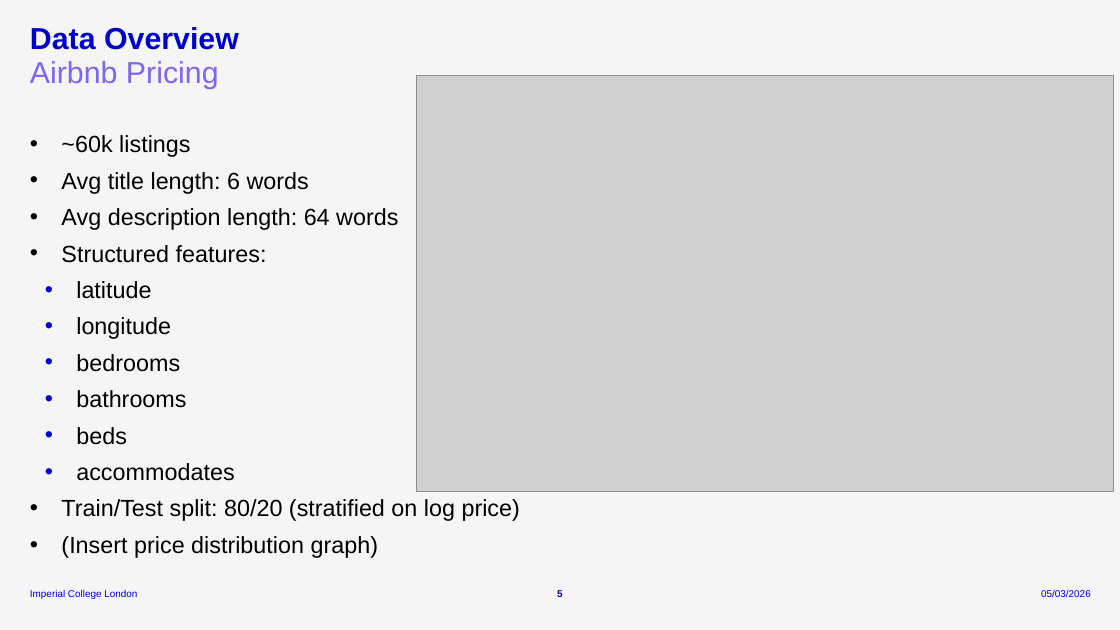
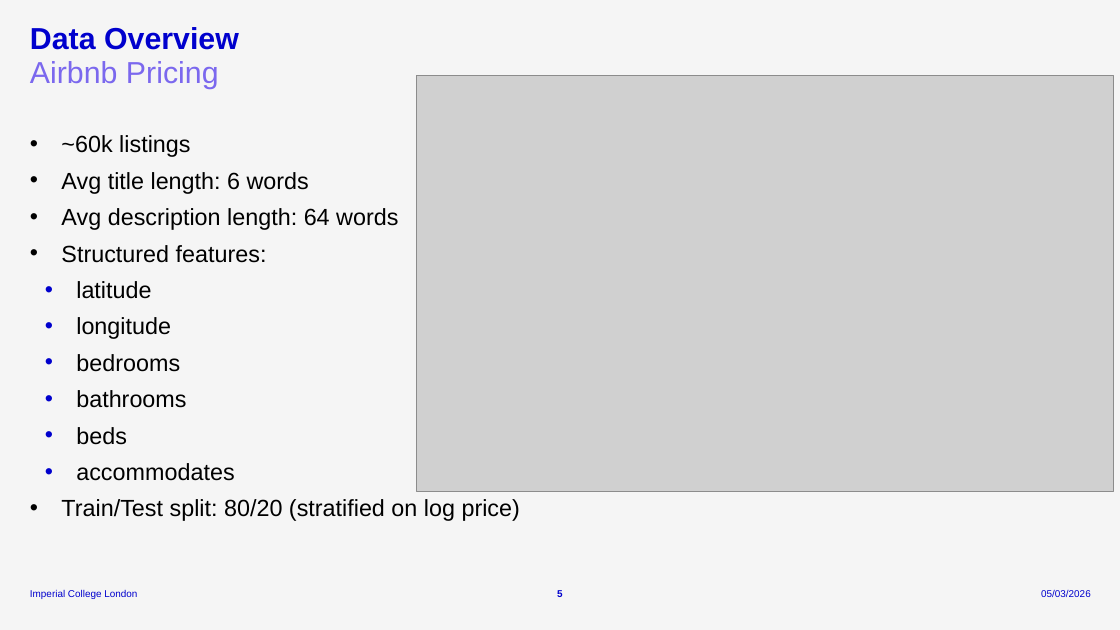
Before and after one commit to poltawin/textmining_presentation, a slide deck: slide 5 of TextMining_presentation.pptx. Drawn at 1120x630 pixels with LibreOffice and Linux fonts; fonts in the diff are those of the drawing; grey boxes stand for pictures. Boxes give left, top, right and bottom in pixels: in the first picture for what was removed or moved away, otherwise in the second. Text is boxed around its words. In the diff, an @@ line names an element or a change of style, - is before the commit and + after.

```diff
--- a/TextMining_presentation.pptx
+++ b/TextMining_presentation.pptx
@@ text at bbox=[61, 536, 379, 558]: paragraph removed @@
-• (Insert price distribution graph)
```
Also in this commit, not shown: 2 other slides changed, 1 other file.
